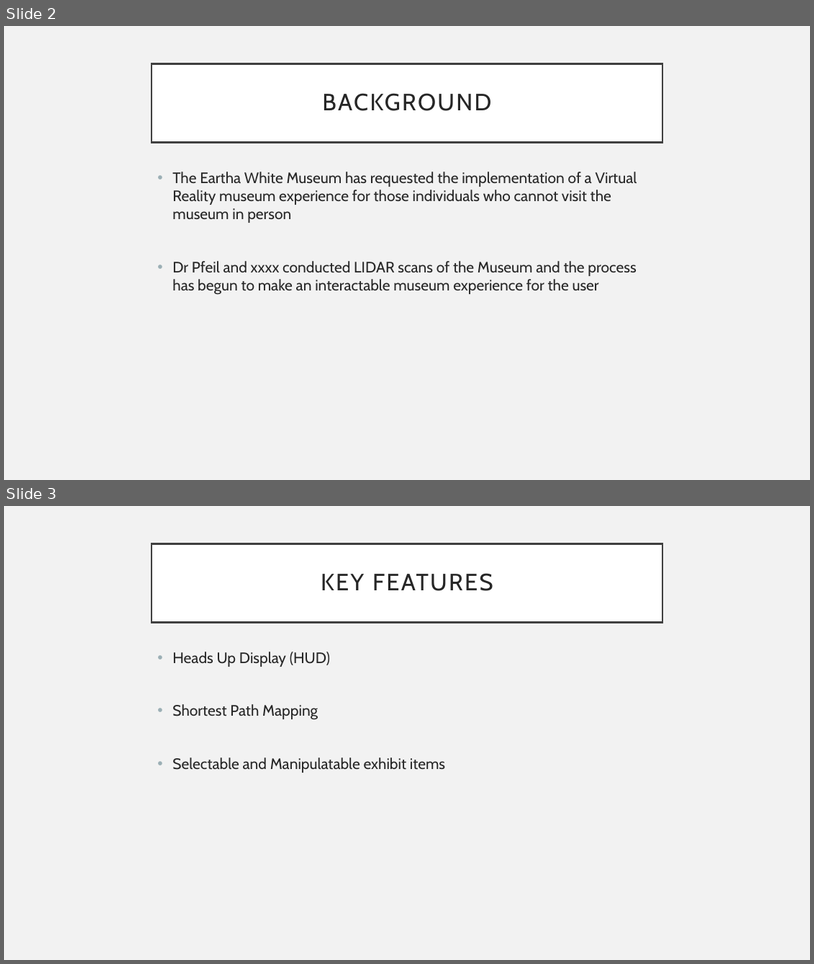
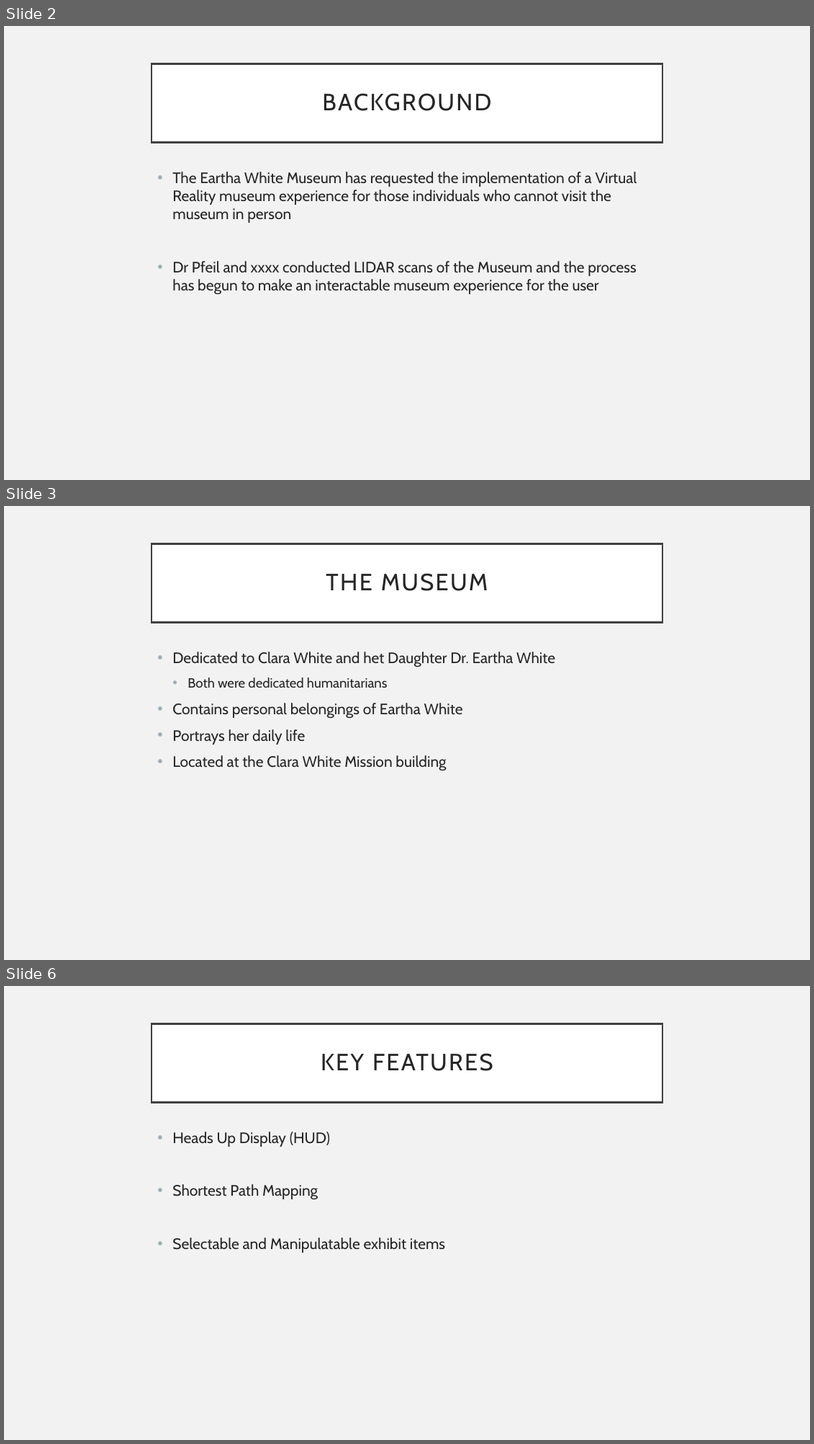
Before and after one commit to Jordan-Gallivan/VR_Final_Project, a slide deck: Eartha White Museum.pptx. Shown one above the other, each under a label of ours: slides 2 and 3 before the commit, slides 2, 3 and 6 after it; the slides between them are not shown. The pictures are 814x964 and 814x1444 pixels, drawn with LibreOffice and Linux fonts; fonts in the diff are those of the drawing. Boxes give left, top, right and bottom in pixels: in the first picture for what was removed or moved away, otherwise in the second. Text is boxed around its words. In the diff, an @@ line names an element or a change of style, - is before the commit and + after.

```diff
--- a/Eartha White Museum.pptx
+++ b/Eartha White Museum.pptx
@@ slide 3 added at (x1=4, y1=506, x2=810, y2=960), background #F2F2F2 @@
@@ title added at (x1=152, y1=544, x2=663, y2=623), fill #FFFFFF, outline #404040 2.5 pt, 28 pt, text #262626 @@
+THE MUSEUM
@@ text added at (x1=172, y1=651, x2=556, y2=771), 18 pt, text #262626 @@
+• Dedicated to Clara White and het Daughter Dr. Eartha White
+  • Both were dedicated humanitarians
+• Contains personal belongings of Eartha White
+• Portrays her daily life
+• Located at the Clara White Mission building
@@ what was slide 3 is now slide 6 @@
```
Also in this commit, not shown: 2 other slides added.
